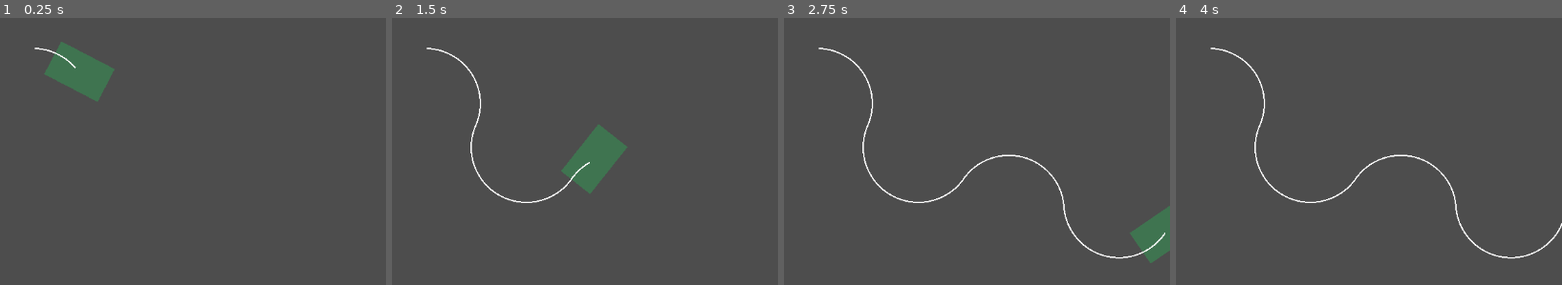
Above: before the commit, frames 1-4 (left to right).
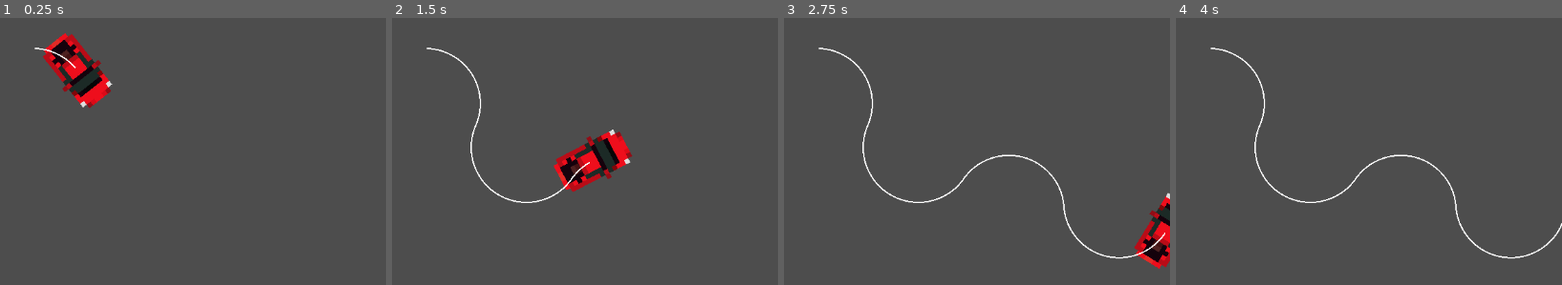
Above: after the commit, the same moments.

Repository: JBlitzar/One-Button-Racing
Game: Godot game, scene res://Level.tscn
Two runs of this game, one before a commit and one after it. Both use one fixed random seed, a clock stepped at 60 frames per second and the inputs below.
Inputs (mouse positions are in pixels of both pictures, inside the frame that each line leads up to):
- Up to frame 1 (0.25 s): no input
- Up to frame 2 (1.5 s): move the mouse to (565, 50) at 0.52 s; press the mouse at (565, 50) at 0.53 s; move the mouse to (outside the picture) at 1.27 s; release the mouse at (outside the picture) at 1.28 s; click (outside the picture) at 1.35 s
- Up to frame 3 (2.75 s): move the mouse to (outside the picture) at 2.02 s; press the mouse at (outside the picture) at 2.03 s
- Up to frame 4 (4 s): move the mouse to (outside the picture) at 2.77 s; release the mouse at (outside the picture) at 2.78 s; click (outside the picture) at 2.85 s; tap Enter at 3.5 s; move the mouse to (1407, 135) at 3.52 s; press the mouse at (1407, 135) at 3.53 s

The runs differ from the first frame. In frame 1, 2.9% of the frame differs, in the area x 11-30%, y 5-34%; in frame 2, 2.9%, in the area x 41-63%, y 40-66%; in frame 3, 1.7%; in frame 4, nothing differs.

Commit message:
art

Diff:
--- a/Player.gd
+++ b/Player.gd
@@ -8,8 +8,8 @@
 	bias = angle_displacement
 func _physics_process(delta):
 	turn()
-	$CollisionShape2D.rotation = direction.angle()+bias
-	$Sprite2D.rotation = direction.angle()+bias
+	$CollisionShape2D.rotation = direction.angle()#+(bias/angle_displacement)
+	$Sprite2D.rotation = direction.angle()#+(bias/angle_displacement)
 	velocity = direction*speed
 	$trail.add_point(position)
 	move_and_slide()
--- a/Player.tscn
+++ b/Player.tscn
@@ -5,7 +5,7 @@
 [ext_resource type="Script" path="res://trail.gd" id="3_wp3gi"]
 
 [sub_resource type="RectangleShape2D" id="RectangleShape2D_waj7j"]
-size = Vector2(56, 105)
+size = Vector2(110, 55)
 
 [node name="Player" type="CharacterBody2D"]
 script = ExtResource("1_4cgx8")
Binary file changed: car.aseprite
Binary file changed: car.png
